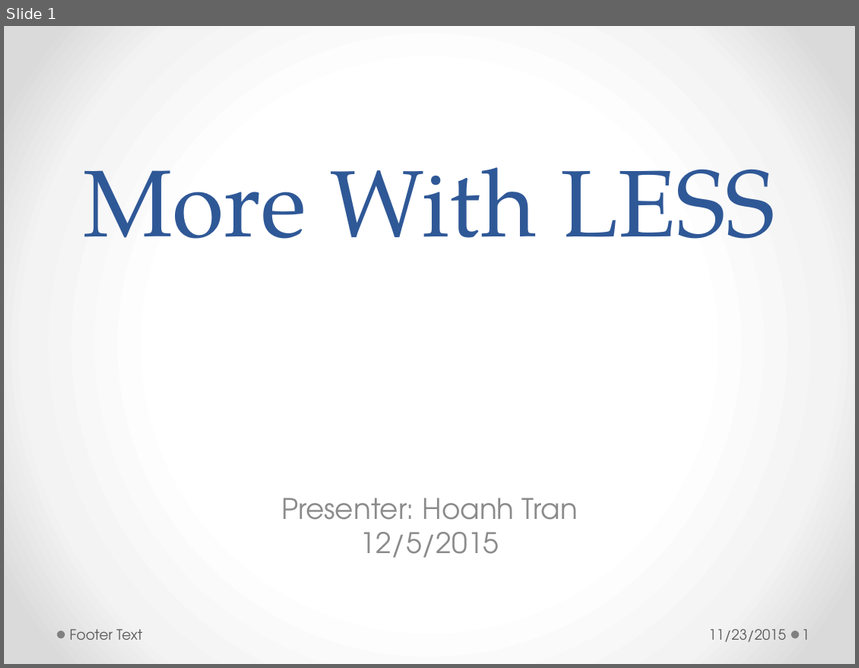
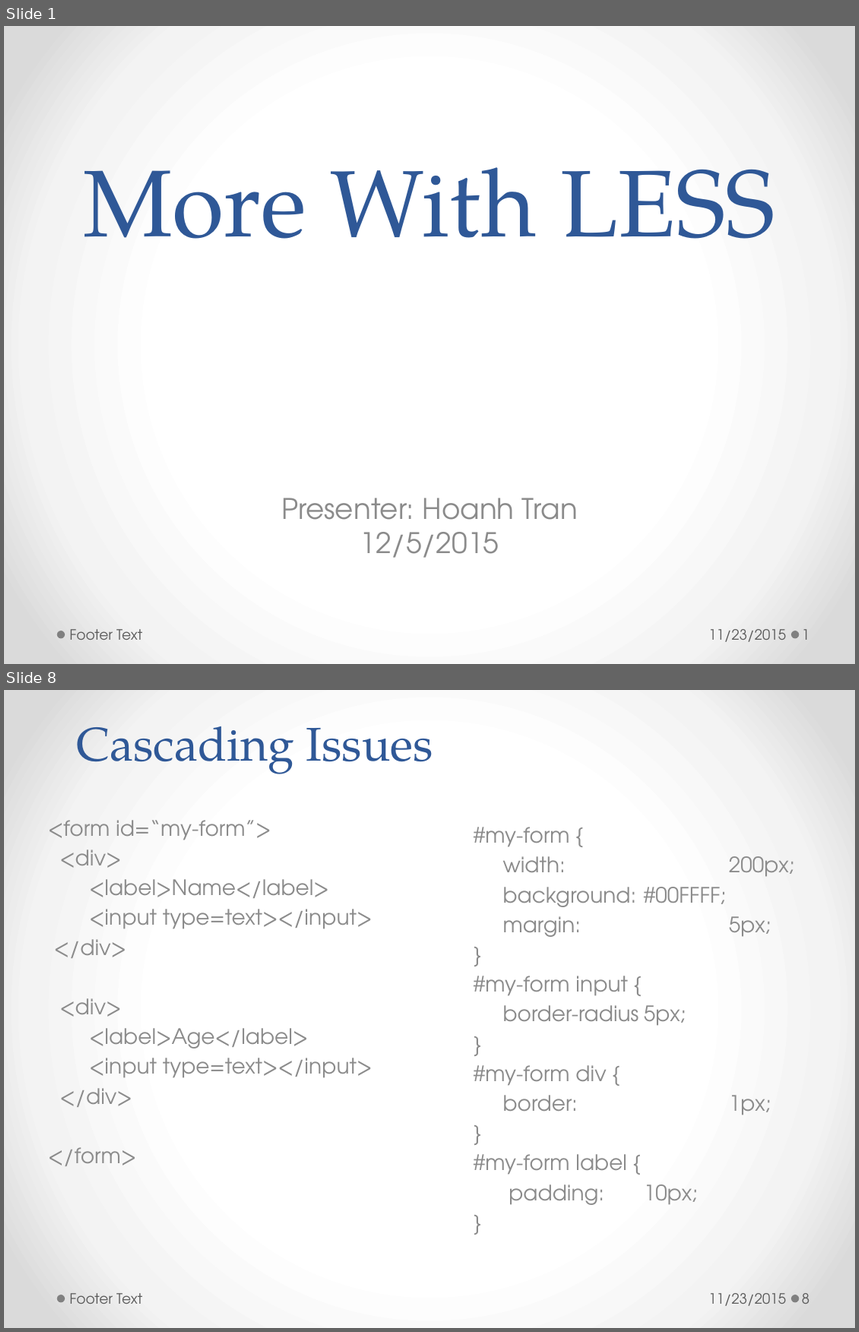
Before and after one commit to h-t-tran/work, a slide deck: brownbag/less/tech-presentation-less.pptx. Shown one above the other, each under a label of ours: slide 1 before the commit, slides 1 and 8 after it; the slides between them are not shown. The pictures are 859x668 and 859x1332 pixels, drawn with LibreOffice and Linux fonts; fonts in the diff are those of the drawing. Boxes give left, top, right and bottom in pixels: in the first picture for what was removed or moved away, otherwise in the second. Text is boxed around its words. In the diff, an @@ line names an element or a change of style, - is before the commit and + after.

```diff
--- a/brownbag/less/tech-presentation-less.pptx
+++ b/brownbag/less/tech-presentation-less.pptx
@@ slide 8 added at (4,690,855,1328), background gradient #FFFFFF to #F4F4F4 to #DADADA; not listed: 2 template elements that a slide beside it also shows @@
@@ title added at (76,726,433,774), 40 pt, text #2F5897 @@
+Cascading Issues
@@ text added at (48,820,373,1167), 18 pt, text #8C8C8C @@
+<form id=“my-form”>
+<div>
+<label>Name</label>
+<input type=text></input>
+</div>
+<div>
+<label>Age</label>
+<input type=text></input>
+</div>
+</form>
@@ subtitle added at (474,827,795,1205), 18 pt, text #8C8C8C @@
+#my-form {
+width: 200px;
+background: #00FFFF;
+margin: 5px;
+}
+#my-form input {
+border-radius 5px;
+}
+#my-form div {
+border: 1px;
+}
+#my-form label {
+padding: 10px;
+}
@@ text added at (69,1293,142,1304), 12 pt, text #595959 @@
+Footer Text
@@ text added at (709,1293,786,1306), 12 pt, text #595959 @@
+11/23/2015
@@ page number added at (802,1293,810,1304), 12 pt, text #595959 @@
+8
```
Also in this commit, not shown: 3 slides changed, 4 other slides added, 17 slides removed.
